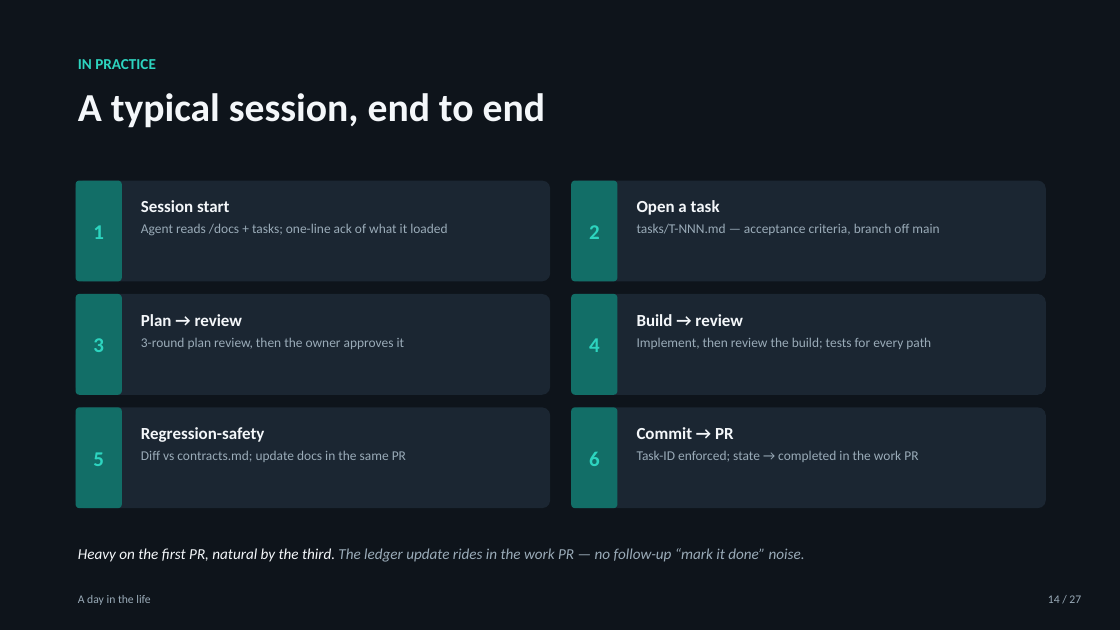
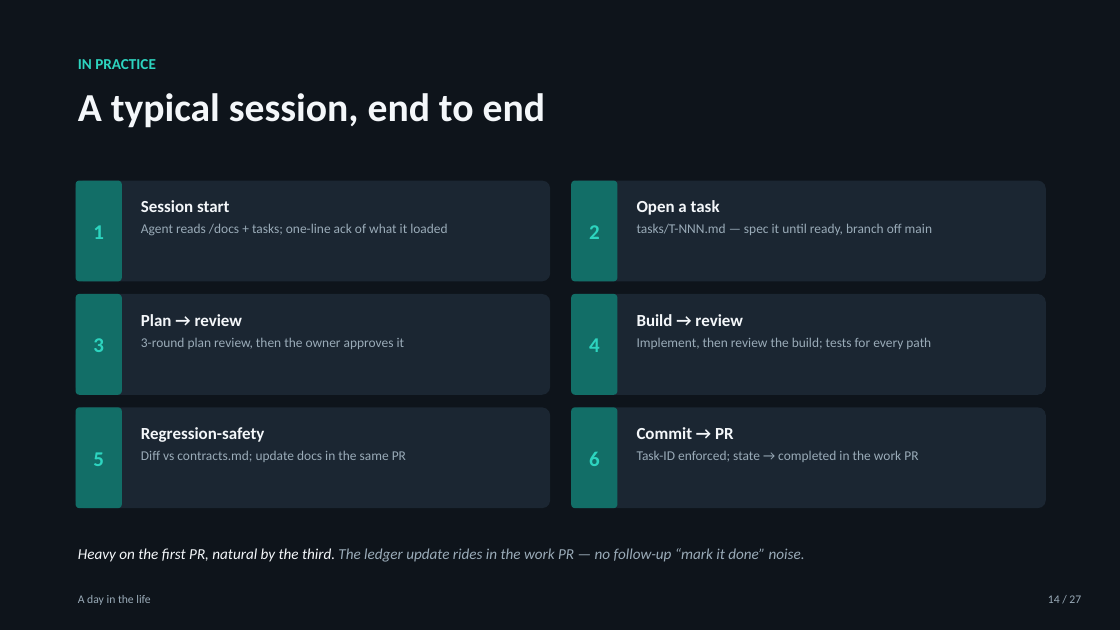
Before and after one commit to drewcurley/agentic-playbook, a slide deck: slide 14 of Agentic-Starter-Overview.pptx. Drawn at 1120x630 pixels with LibreOffice and Linux fonts; fonts in the diff are those of the drawing. Boxes give left, top, right and bottom in pixels: in the first picture for what was removed or moved away, otherwise in the second. Text is boxed around its words. In the diff, an @@ line names an element or a change of style, - is before the commit and + after.

```diff
--- a/Agentic-Starter-Overview.pptx
+++ b/Agentic-Starter-Overview.pptx
@@ text at (637,223,932,235): text changed @@
-tasks/T-NNN.md — acceptance criteria, branch off main
+tasks/T-NNN.md — spec it until ready, branch off main
```
Also in this commit, not shown: 1 other slide changed, 24 other files.
